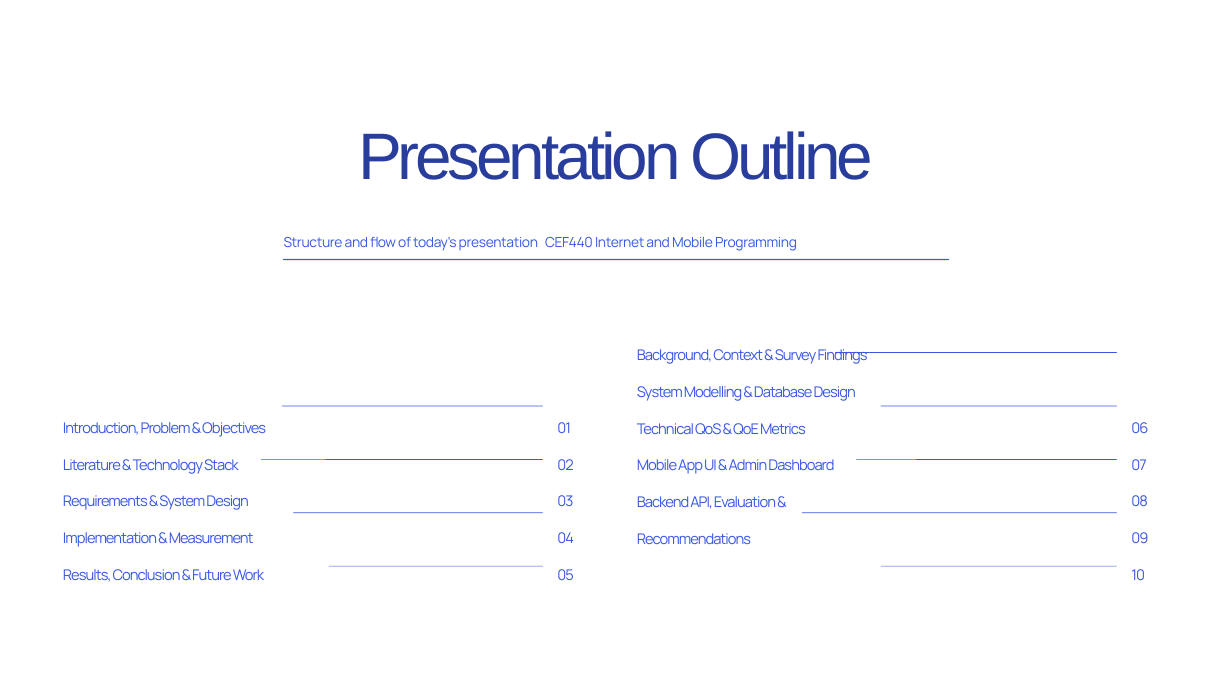
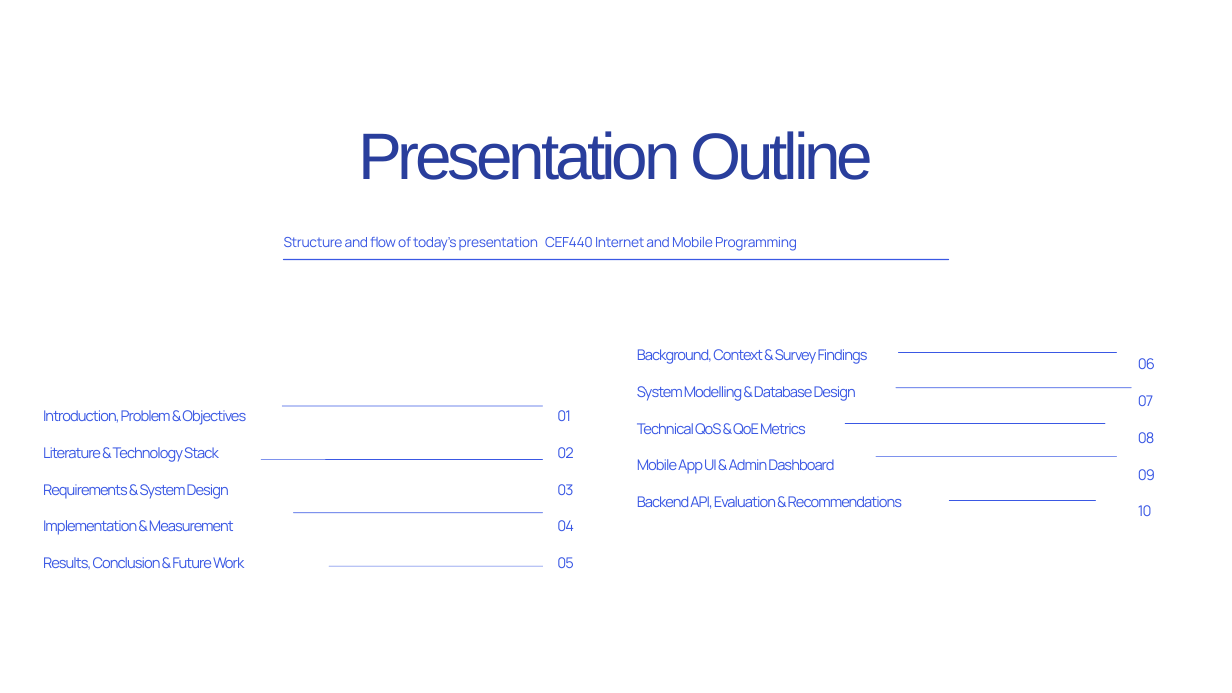
Before and after one commit to BrayanMorningstar237/CEF440_Group5, a slide deck: slide 2 of Final Report Group 5/Final PPT Group 5.pptx. Drawn at 1232x693 pixels with LibreOffice and Linux fonts; fonts in the diff are those of the drawing; background and template pictures are left out. Boxes give left, top, right and bottom in pixels: in the first picture for what was removed or moved away, otherwise in the second. Text is boxed around its words. In the diff, an @@ line names an element or a change of style, - is before the commit and + after.

```diff
--- a/Final Report Group 5/Final PPT Group 5.pptx
+++ b/Final Report Group 5/Final PPT Group 5.pptx
@@ text "Background, Context & Survey Findings" rewrapped from (637,349,868,544) to (637,349,902,509) @@
@@ line moved from (835, 352) - (1117, 352) to (898, 352) - (1117, 352) @@
@@ text "06": place and size @@
-text "06" at (1131,422,1148,580)
+text "06" at (1138,358,1155,516)
@@ text "Introduction, Problem & Objectives": place and size @@
-text "Introduction, Problem & Objectives" at (63,422,266,582)
+text "Introduction, Problem & Objectives" at (43,410,246,570)
@@ text "01": place and size @@
-text "01" at (557,422,574,580)
+text "01" at (557,410,574,568)
@@ line moved from (881, 406) - (1117, 406) to (896, 387) - (1132, 387) @@
@@ line moved from (857, 460) - (1117, 460) to (845, 424) - (1105, 424) @@
@@ line moved from (802, 513) - (1117, 513) to (876, 456) - (1117, 456) @@
@@ line moved from (881, 566) - (1117, 566) to (949, 500) - (1096, 500) @@
```
Also in this commit, not shown: 2 other slides changed, 1 other file.
